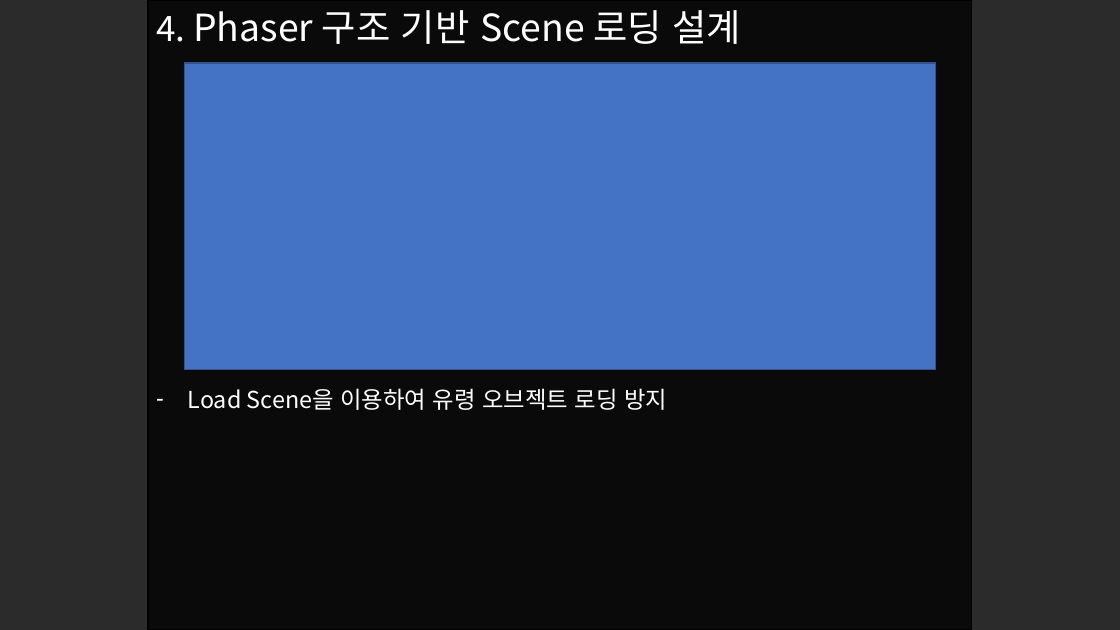
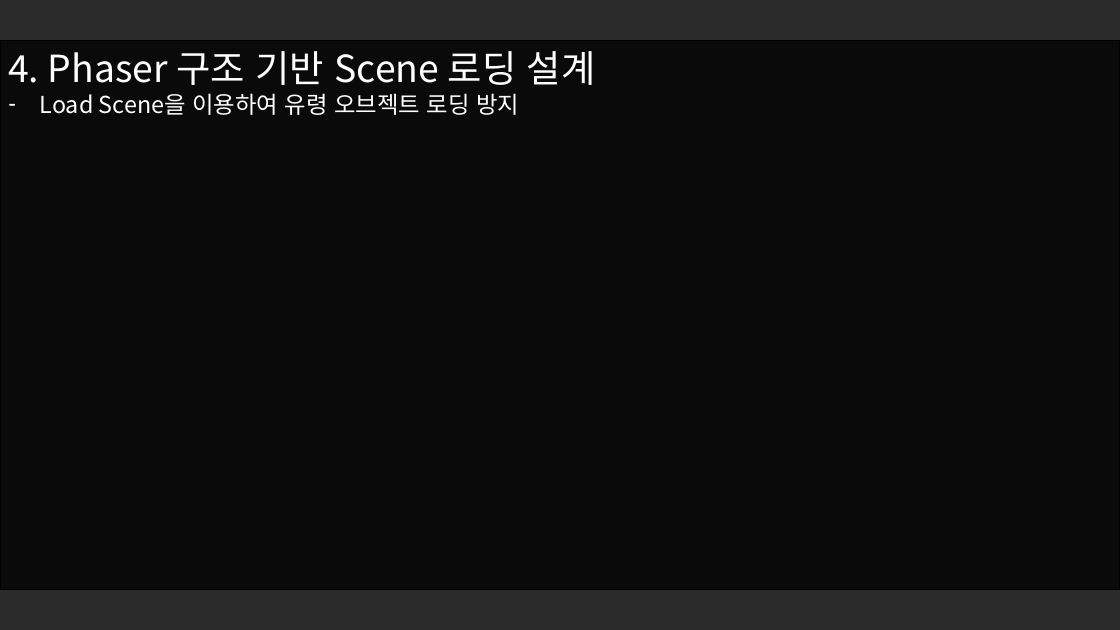
Before and after one commit to Jeve98/Portfolio, a slide deck: slide 5 of assets/포트폴리오.pptx. Drawn at 1120x630 pixels with LibreOffice and Linux fonts; fonts in the diff are those of the drawing; background and template pictures are left out; a plain dark background stands for a picture behind light text. Boxes give left, top, right and bottom in pixels: in the first picture for what was removed or moved away, otherwise in the second. Text is boxed around its words. In the diff, an @@ line names an element or a change of style, - is before the commit and + after.

```diff
--- a/assets/포트폴리오.pptx
+++ b/assets/포트폴리오.pptx
@@ text "4. Phaser 구조 기반 Scene ...": place and size @@
-text "4. Phaser 구조 기반 Scene ..." at [156,10,741,410]
+text "4. Phaser 구조 기반 Scene ..." at [8,51,596,115]
@@ rectangle: place and size @@
-rectangle at [148,0,972,630]
+rectangle at [0,40,1120,589]
@@ text at [8,51,596,85]: size 30 to 32 pt in "4." @@
@@ rectangle removed at [184,63,935,370] @@
```
Also in this commit, not shown: 7 other slides changed, 2 other files.
